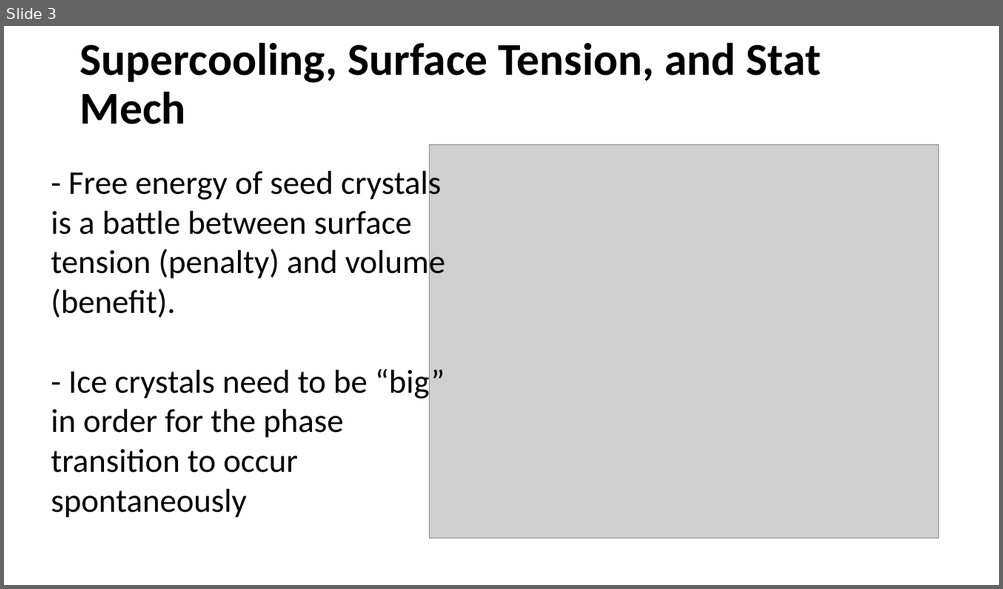
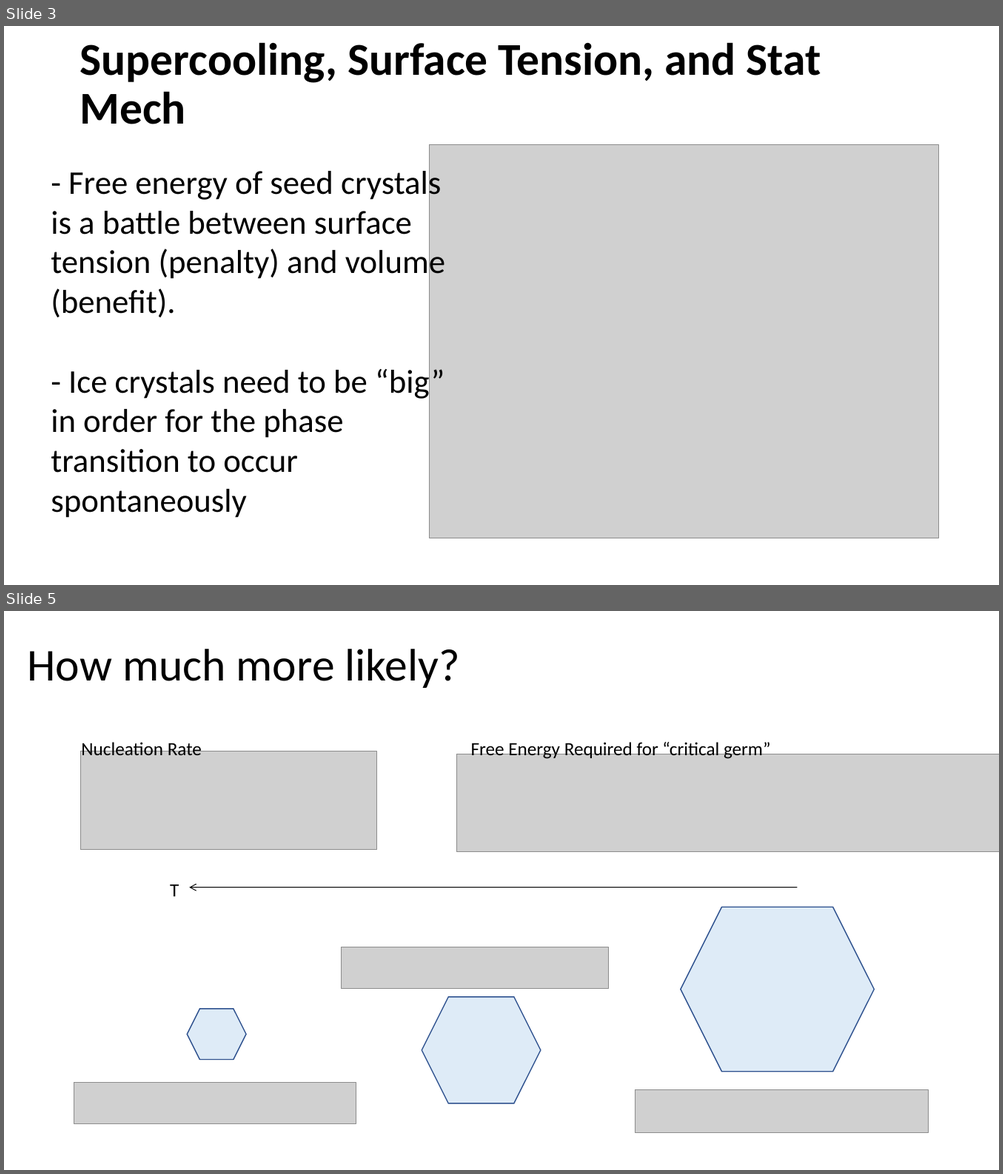
Before and after one commit to AndrewLoeppky/phys509, a slide deck: Atmospheric Ice Nuclei.ppt. Shown one above the other, each under a label of ours: slide 3 before the commit, slides 3 and 5 after it; the slides between them are not shown. The pictures are 1003x589 and 1003x1174 pixels, drawn with LibreOffice and Linux fonts; fonts in the diff are those of the drawing; grey boxes stand for pictures. Boxes give left, top, right and bottom in pixels: in the first picture for what was removed or moved away, otherwise in the second. Text is boxed around its words. In the diff, an @@ line names an element or a change of style, - is before the commit and + after.

```diff
--- a/Atmospheric Ice Nuclei.ppt
+++ b/Atmospheric Ice Nuclei.ppt
@@ slide 5 added at [4,611,999,1170], background #FFFFFF @@
@@ title added at [28,649,460,688], 44 pt, text #000000 @@
+How much more likely?
@@ text added at [81,740,202,755], 18 pt, text #000000 @@
+Nucleation Rate
@@ text added at [471,740,771,760], 18 pt, text #000000 @@
+Free Energy Required for “critical germ”
@@ picture added at [81,751,377,849] @@
@@ picture added at [456,754,999,851] @@
@@ text added at [170,884,179,897], 18 pt, text #000000 @@
+T
@@ arrow added from (797, 888) to (189, 888), #000000 0.74 pt @@
@@ hexagon added at [680,907,874,1072], fill #DEEBF7, outline #2F528F 0.99 pt @@
@@ picture added at [341,947,608,988] @@
@@ hexagon added at [187,1009,245,1060], fill #DEEBF7, outline #2F528F 0.99 pt @@
@@ hexagon added at [421,997,540,1104], fill #DEEBF7, outline #2F528F 0.99 pt @@
@@ picture added at [74,1082,356,1123] @@
@@ picture added at [634,1090,928,1132] @@
```
Also in this commit, not shown: 5 slides changed, 3 other slides added, 1 slide removed, 7 other files.
